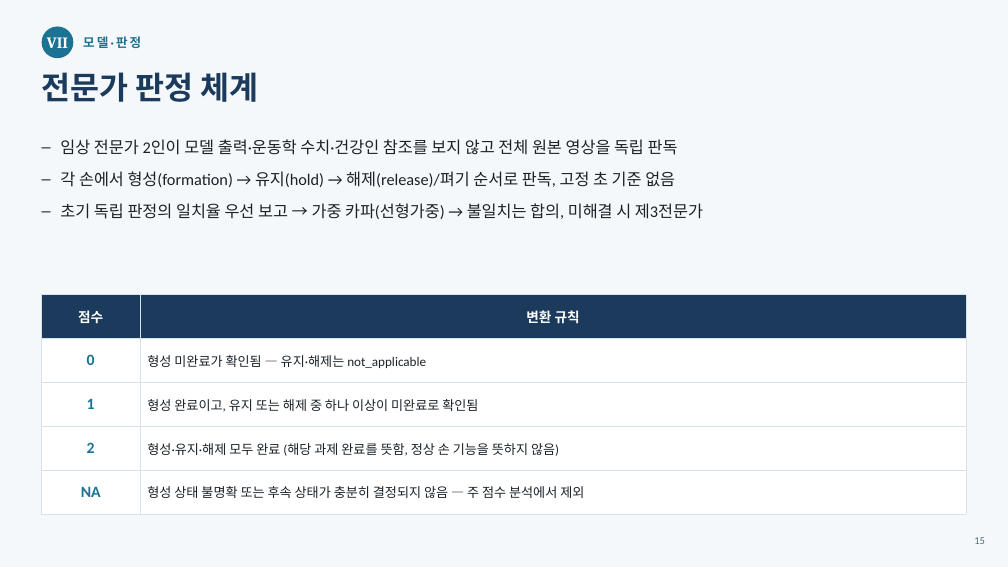
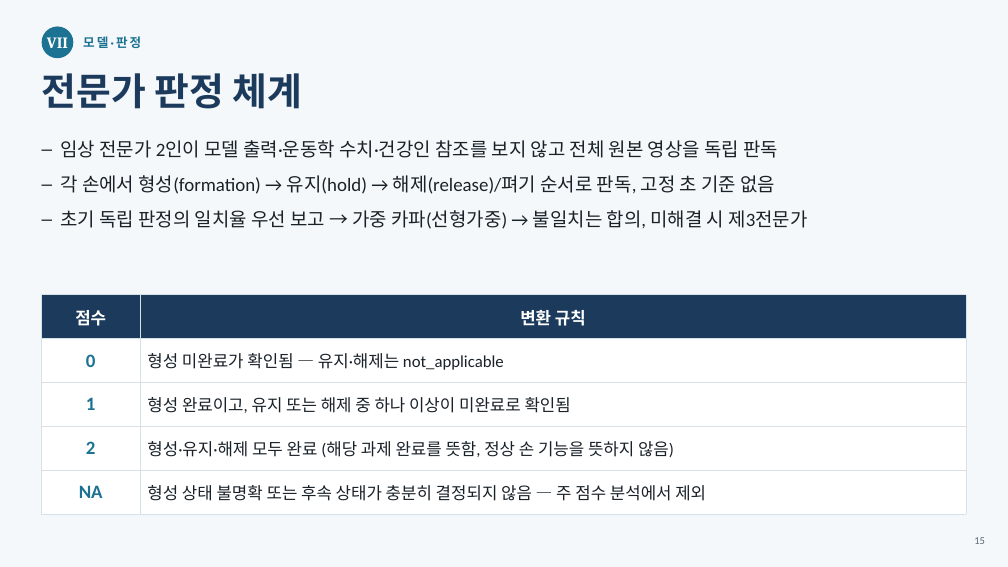
Before and after one commit to passtock/casstone, a slide deck: slide 14 of capstone/연구계획서_발표슬라이드클로드.pptx (slide 15 before the commit). Drawn at 1008x567 pixels with LibreOffice and Linux fonts; fonts in the diff are those of the drawing. Boxes give left, top, right and bottom in pixels: in the first picture for what was removed or moved away, otherwise in the second. Text is boxed around its words. In the diff, an @@ line names an element or a change of style, - is before the commit and + after.

```diff
--- a/capstone/연구계획서_발표슬라이드클로드.pptx
+++ b/capstone/연구계획서_발표슬라이드클로드.pptx
@@ text "전문가 판정 체계" at box(42, 73, 303, 109): size 30 to 36 pt @@
@@ text "임상 전문가 2인이 모델 출력·운동학 ..." at box(60, 140, 807, 229): size 15.5 to 18 pt @@
@@ table at box(42, 295, 966, 514) @@
@@ size 13 to 16 pt in "점수", "변환 규칙" @@
@@ size 15 to 18 pt in "0", "1", "2", "NA" @@
@@ size 12.5 to 16 pt @@
```
Also in this commit, not shown: 14 other slides changed, 1 slide removed, 34 other files.
